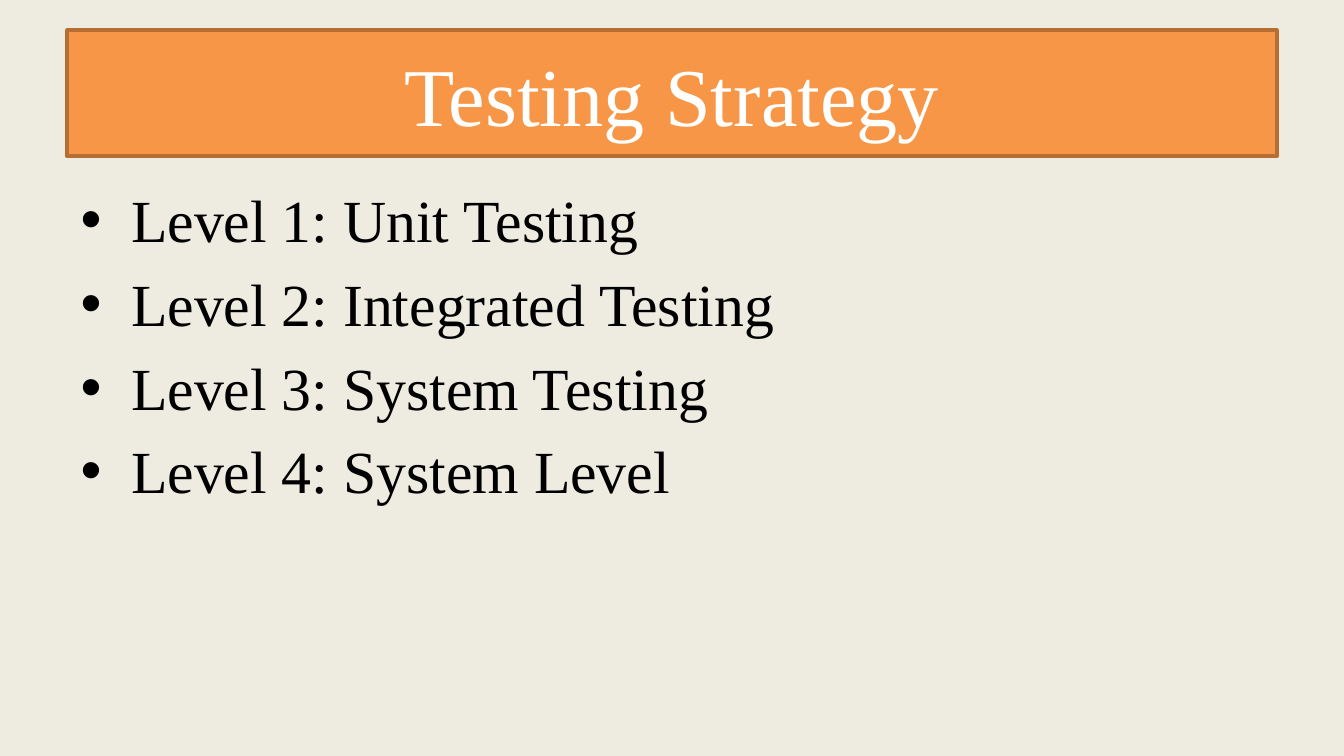
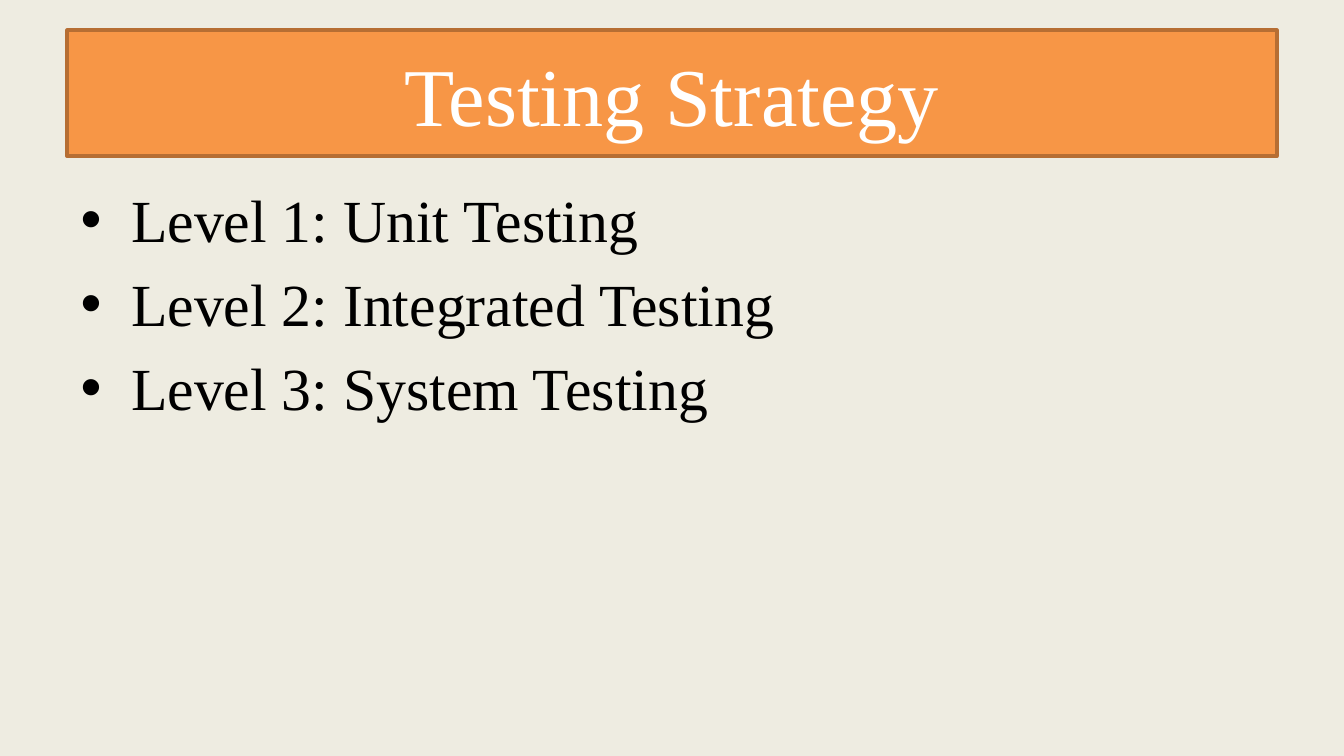
Before and after one commit to DroningOn/ECE411, a slide deck: slide 14 of ECE 411 Presentation/T08Presentation.pptx (slide 11 before the commit). Drawn at 1344x756 pixels with LibreOffice and Linux fonts; fonts in the diff are those of the drawing. Boxes give left, top, right and bottom in pixels: in the first picture for what was removed or moved away, otherwise in the second. Text is boxed around its words. In the diff, an @@ line names an element or a change of style, - is before the commit and + after.

```diff
--- a/ECE 411 Presentation/T08Presentation.pptx
+++ b/ECE 411 Presentation/T08Presentation.pptx
@@ text at (131, 451, 670, 505): paragraph removed @@
-• Level 4: System Level
```
Also in this commit, not shown: 4 other slides changed, 6 slides added, 4 slides removed, 2 other files.
